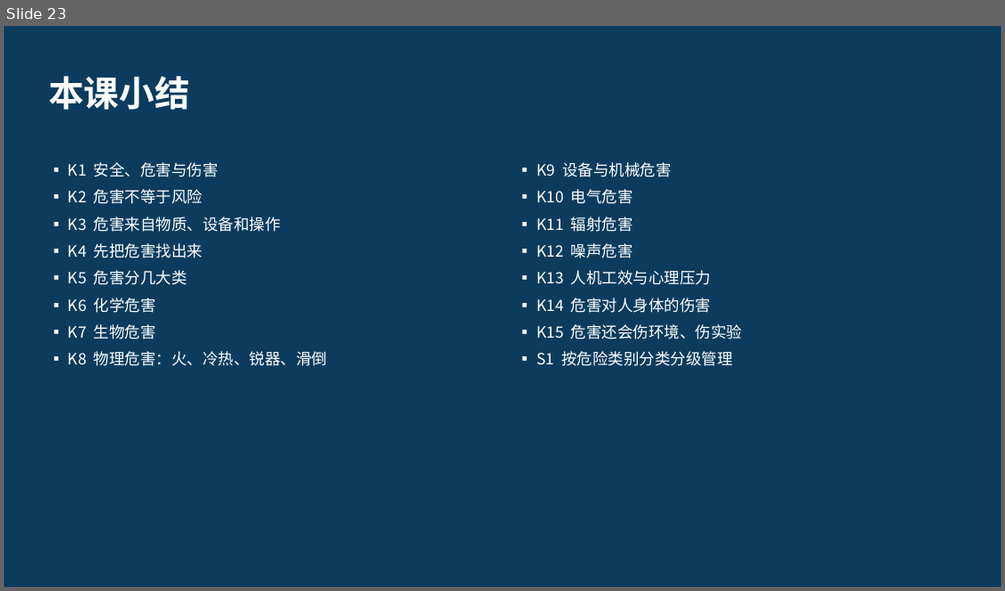
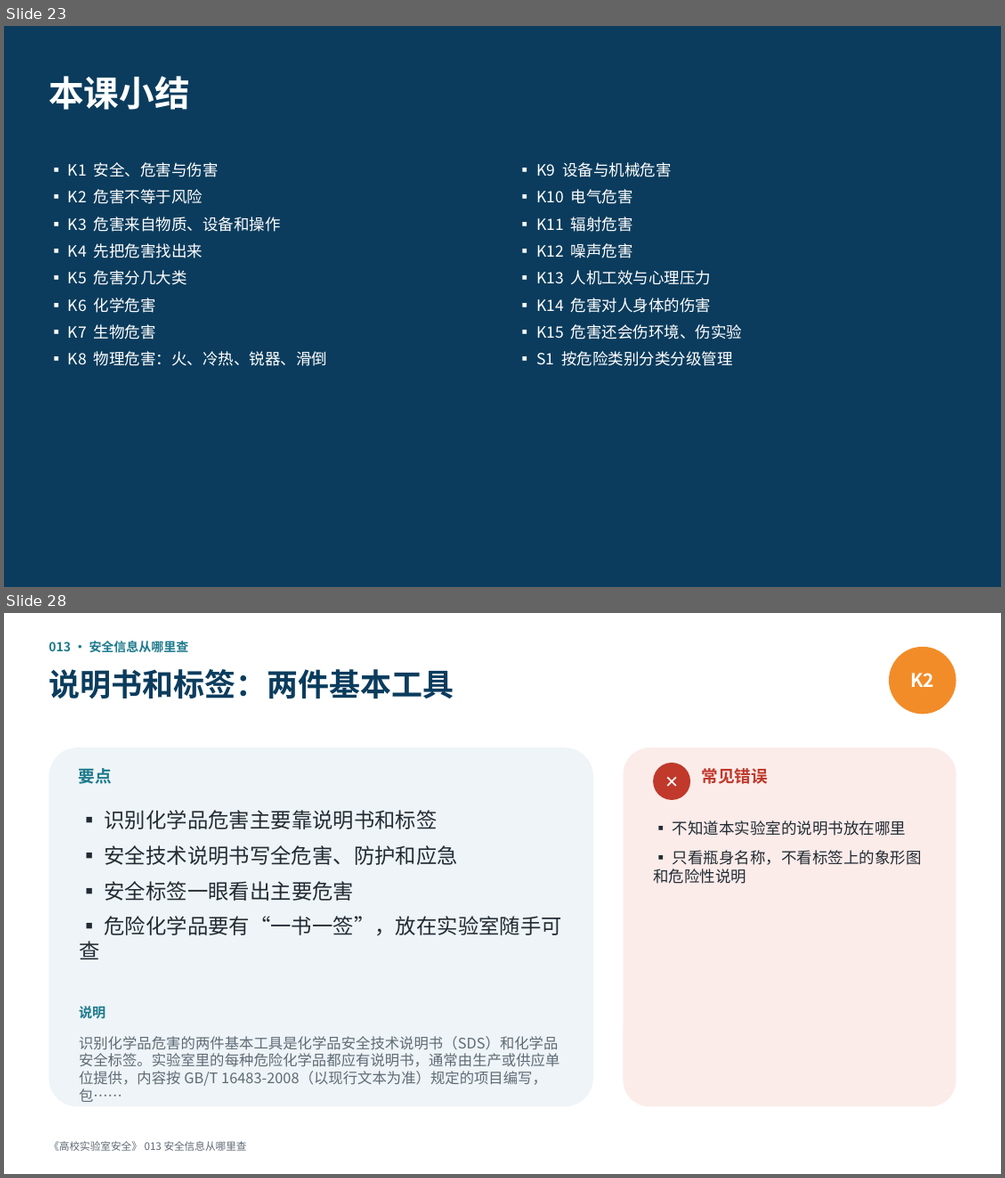
Before and after one commit to hanrongwx-max/videoyoutubo, a slide deck: course/高校实验室安全/课件/第2章_危险源辨识与风险评估.pptx. Shown one above the other, each under a label of ours: slide 23 before the commit, slides 23 and 28 after it; the slides between them are not shown. The pictures are 1005x591 and 1005x1178 pixels, drawn with LibreOffice and Linux fonts; fonts in the diff are those of the drawing. Boxes give left, top, right and bottom in pixels: in the first picture for what was removed or moved away, otherwise in the second. Text is boxed around its words. In the diff, an @@ line names an element or a change of style, - is before the commit and + after.

```diff
--- a/course/高校实验室安全/课件/第2章_危险源辨识与风险评估.pptx
+++ b/course/高校实验室安全/课件/第2章_危险源辨识与风险评估.pptx
@@ slide 28 added at <box>4,613,1001,1174</box>, background #FFFFFF @@
@@ text added at <box>48,641,189,652</box>, 12 pt, text #1D7A8C, bold @@
+013 · 安全信息从哪里查
@@ ellipse added at <box>889,647,956,714</box>, fill #F28C28, 18 pt, text #FFFFFF, bold @@
+K2
@@ text added at <box>48,669,453,699</box>, 30 pt, text #0B3C5D, bold @@
+说明书和标签：两件基本工具
@@ rounded rectangle added at <box>48,747,593,1107</box>, fill #EEF4F7 @@
@@ text added at <box>79,768,112,784</box>, 16 pt, text #1D7A8C, bold @@
+要点
@@ rounded rectangle added at <box>623,747,956,1107</box>, fill #FBECEA @@
@@ ellipse added at <box>653,763,690,800</box>, fill #C0392B, 16 pt, text #FFFFFF, bold @@
+✕
@@ text added at <box>702,768,768,784</box>, 16 pt, text #C0392B, bold @@
+常见错误
@@ text added at <box>79,810,562,959</box>, 20 pt, text #222B33 @@
+▪ 识别化学品危害主要靠说明书和标签
+▪ 安全技术说明书写全危害、防护和应急
+▪ 安全标签一眼看出主要危害
+▪ 危险化学品要有“一书一签”，放在实验室随手可查
@@ text added at <box>653,820,922,884</box>, 15 pt, text #222B33 @@
+▪ 不知道本实验室的说明书放在哪里
+▪ 只看瓶身名称，不看标签上的象形图和危险性说明
@@ text added at <box>79,1005,105,1018</box>, 13 pt, text #1D7A8C, bold @@
+说明
@@ text added at <box>79,1036,559,1086</box>, 14 pt, text #5F6B75 @@
+识别化学品危害的两件基本工具是化学品安全技术说明书（SDS）和化学品安全标签。实验室里的每种危险化学品都应有说明书，通常由生产或供应单位提供，内容按 GB/T 16483-2008（以现行文本为准）规定的项目编写，包……
@@ text added at <box>48,1141,247,1151</box>, 10 pt, text #5F6B75 @@
+《高校实验室安全》 013 安全信息从哪里查
```
Also in this commit, not shown: 16 other slides added, 3 other files.
